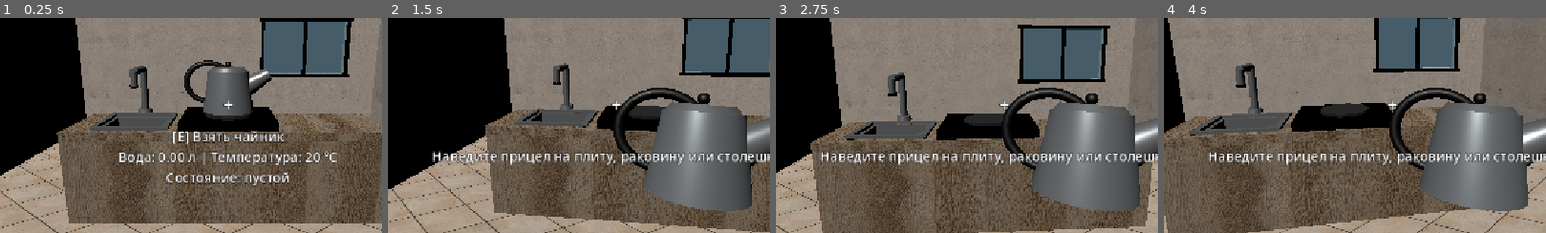
Above: before the commit, frames 1-4 (left to right).
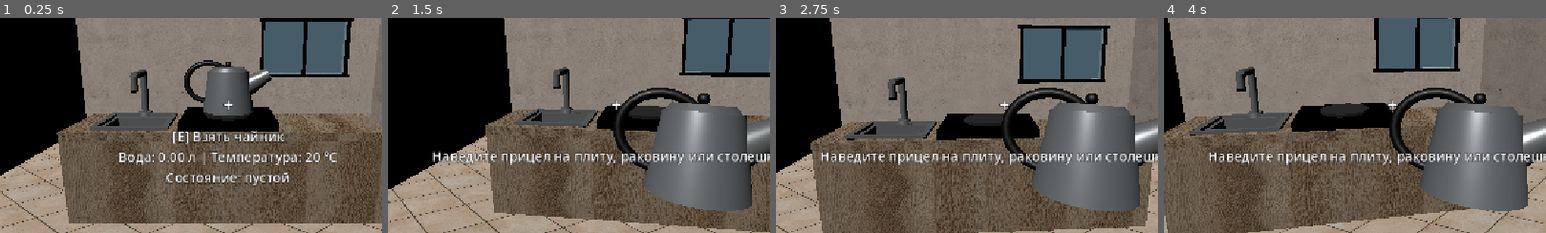
Above: after the commit, the same moments.

Repository: moorozoov/kettle-simulator
Game: Godot game, scene res://scenes/main.tscn
Two runs of this game, one before a commit and one after it. Both use one fixed random seed, a clock stepped at 60 frames per second and the inputs below.
Inputs (mouse positions are % of the whole screen's width and height, from its top left):
- Up to frame 1 (0.25 s): no input
- Up to frame 2 (1.5 s): tap Enter at 0.5 s; move the mouse to (55, 50) at 0.52 s; hold E (interact) 0.53-1.28 s; click (55, 50) at 0.67 s; tap Space at 1.25 s; move the mouse to (45, 50) at 1.27 s; tap E (interact) at 1.35 s; click (45, 50) at 1.42 s
- Up to frame 3 (2.75 s): tap Enter at 2 s; move the mouse to (52, 48) at 2.02 s; hold E (interact) from 2.03 s (still down); click (52, 48) at 2.17 s
- Up to frame 4 (4 s): tap Space at 2.75 s; move the mouse to (49, 52) at 2.77 s; release E (interact) at 2.78 s; tap E (interact) at 2.85 s; click (49, 52) at 2.92 s; tap Enter at 3.5 s; move the mouse to (57, 51) at 3.52 s; hold E (interact) from 3.53 s (still down); click (57, 51) at 3.67 s
The pictures show only the part of the screen within x 20-70%, y 30-80%; the shares and areas given below are measured in that part.

The runs differ from the first frame. In frame 1, 0.3% of the frame differs, in the area x 33-40%, y 22-46%; in frame 2, 0.3%; in frame 3, 0.3%; in frame 4, 0.3%, in the area x 18-26%, y 20-47%.

Commit message:
fix: seat faucet base on countertop

Diff:
--- a/scenes/main.tscn
+++ b/scenes/main.tscn
@@ -315,27 +315,27 @@
 mesh = SubResource("BoxMesh_sink_rim_short")
 
 [node name="Faucet" type="MeshInstance3D" parent="Sink" unique_id=1051509365]
-transform = Transform3D(1, 0, 0, 0, 1, 0, 0, 0, 1, 0, 0.255, -0.28)
+transform = Transform3D(1, 0, 0, 0, 1, 0, 0, 0, 1, 0, 0.215, -0.28)
 mesh = SubResource("CylinderMesh_fkk8u")
 
 [node name="FaucetBase" type="MeshInstance3D" parent="Sink"]
-transform = Transform3D(1, 0, 0, 0, 1, 0, 0, 0, 1, 0, 0.0225, -0.28)
+transform = Transform3D(1, 0, 0, 0, 1, 0, 0, 0, 1, 0, -0.0175, -0.28)
 mesh = SubResource("CylinderMesh_faucet_base")
 
 [node name="FaucetArm" type="MeshInstance3D" parent="Sink"]
-transform = Transform3D(1, 0, 0, 0, 0, 1, 0, -1, 0, 0, 0.465, -0.125)
+transform = Transform3D(1, 0, 0, 0, 0, 1, 0, -1, 0, 0, 0.425, -0.125)
 mesh = SubResource("CylinderMesh_faucet_arm")
 
 [node name="FaucetNozzle" type="MeshInstance3D" parent="Sink"]
-transform = Transform3D(1, 0, 0, 0, 1, 0, 0, 0, 1, 0, 0.4, 0.03)
+transform = Transform3D(1, 0, 0, 0, 1, 0, 0, 0, 1, 0, 0.36, 0.03)
 mesh = SubResource("CylinderMesh_faucet_nozzle")
 
 [node name="FaucetAerator" type="MeshInstance3D" parent="Sink"]
-transform = Transform3D(1, 0, 0, 0, 1, 0, 0, 0, 1, 0, 0.3225, 0.03)
+transform = Transform3D(1, 0, 0, 0, 1, 0, 0, 0, 1, 0, 0.2825, 0.03)
 mesh = SubResource("CylinderMesh_faucet_aerator")
 
 [node name="WaterStream" type="MeshInstance3D" parent="Sink" unique_id=2007514268]
-transform = Transform3D(1, 0, 0, 0, 1, 0, 0, 0, 1, 0, 0.135, 0.03)
+transform = Transform3D(1, 0, 0, 0, 1, 0, 0, 0, 1, 0, 0.095, 0.03)
 visible = false
 material_override = ExtResource("9_85g3d")
 mesh = SubResource("CylinderMesh_pgvm0")
